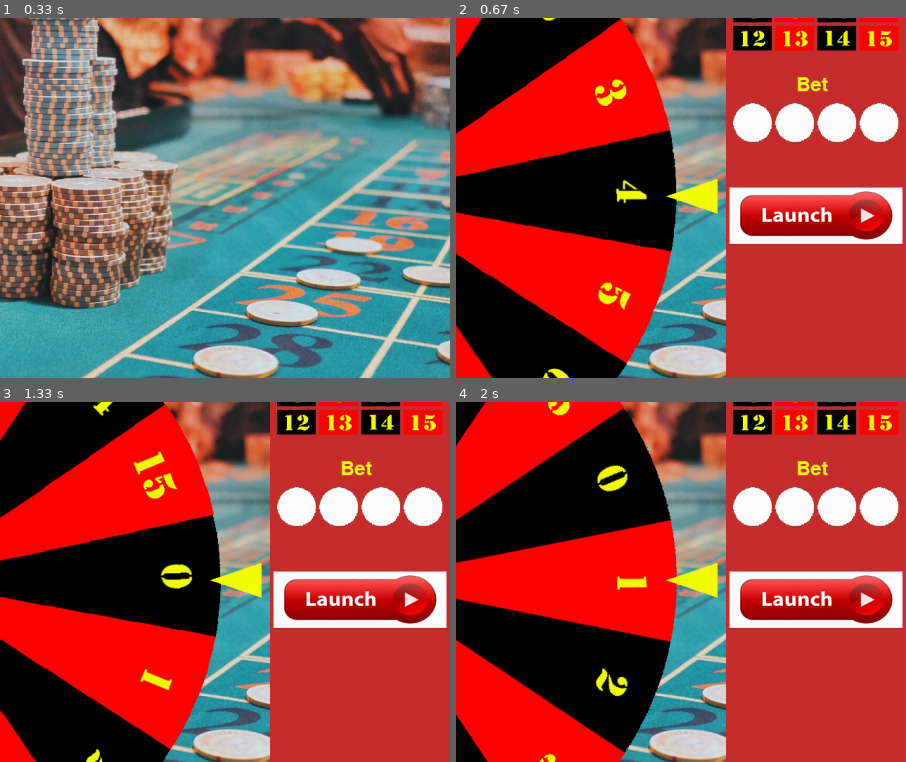
Above: before the commit, frames 1-4 (two rows, left to right).
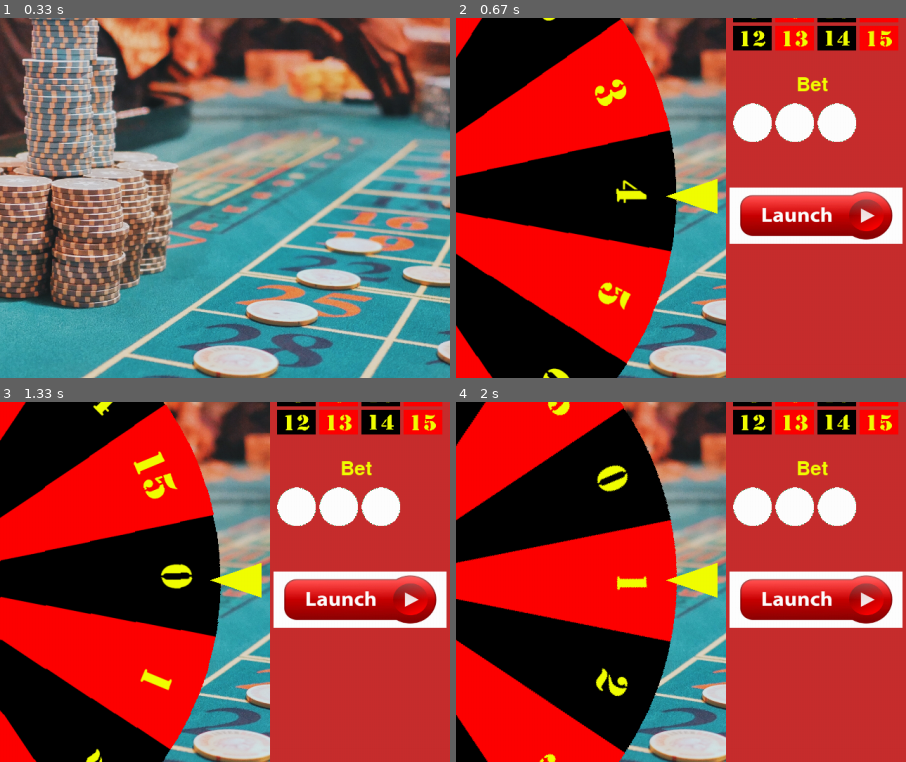
Above: after the commit, the same moments.

Repository: mehradn7/cryptocasino
Game: pygame game, started from main.py
Same seed, same stepped clock (60 frames per second), same inputs: the game is played once before the commit and once after it.
Inputs (mouse positions are % of the whole screen's width and height, from its top left):
- Up to frame 1 (0.33 s): no input
- Up to frame 2 (0.67 s): tap F1 at 0.33 s
- Up to frame 3 (1.33 s): tap Space at 0.67 s
- Up to frame 4 (2 s): click (24, 13) at 1.65 s
The pictures show only the part of the screen within x 50-100%, y 25-75%; the shares and areas given below are measured in that part.

Frame 1 is identical in both runs. In frame 2, 0.8% of the frame differs, in the area x 89-99%, y 23-35%; in frame 3, 0.8%; in frame 4, 0.8%.

Commit message:
Affichage des mises qui varie selon l'argent possédé

Diff:
--- a/model.py
+++ b/model.py
@@ -3,7 +3,7 @@
 class Model:
     def __init__(self):
         self.balance = 100
-        self.mise = 1
+        self.mise = 10
         self.case = 0
 
     def caseChosen(self, caseNumber):
--- a/view/interface.py
+++ b/view/interface.py
@@ -17,7 +17,8 @@
         self.wheelAngle = 0
         self.arrow = pygame.transform.scale(pygame.image.load(image_arrow).convert_alpha(), (arrowSide*3 //2 ,arrowSide))
         self.pocket_sprites = pygame.sprite.Group()
-        self.bet_sprites = pygame.sprite.Group()
+        # self.bet_sprites = pygame.sprite.Group()
+        self.bet_sprites = []
         self.list_images_buttons_normal = []
         self.list_images_buttons_clicked = []
         self.list_images_mises_normal = []
@@ -45,7 +46,7 @@
     def createBetButton(self, modele, value, i):
         button = betbutton.BetButton(height + 10 + 60*i, 380, 55, 55,self.list_images_mises_normal[i],
         self.list_images_mises_clicked[i], self.list_images_mises_clicked[i], value)
-        self.bet_sprites.add(button)
+        self.bet_sprites.append(button)
         button.update_picture(modele)
 
     def initSideMenu(self, modele):
@@ -56,7 +57,7 @@
             for j in range(4):
                 self.createPocketButton(modele, i, j)
         # betButtons
-        betValues = [10, 20, 50, 100]
+        betValues = [10, 20, 100, 200]
         for i in range(4):
             self.createBetButton(modele, betValues[i], i)
 
@@ -85,7 +86,9 @@
 
         # draw button sprites
         self.pocket_sprites.draw(self.window)
-        self.bet_sprites.draw(self.window)
+        for spr in self.bet_sprites:
+            if spr.betValue <= modele.balance:
+                self.window.blit(spr.image, spr.rect)
 
 
 
@@ -119,5 +122,4 @@
             self.blitWheel()
             self.blitArrow()
             pygame.display.flip()
-            #pygame.time.wait(5 + (5* i**2)//nbRot)
             pygame.time.wait(5)
